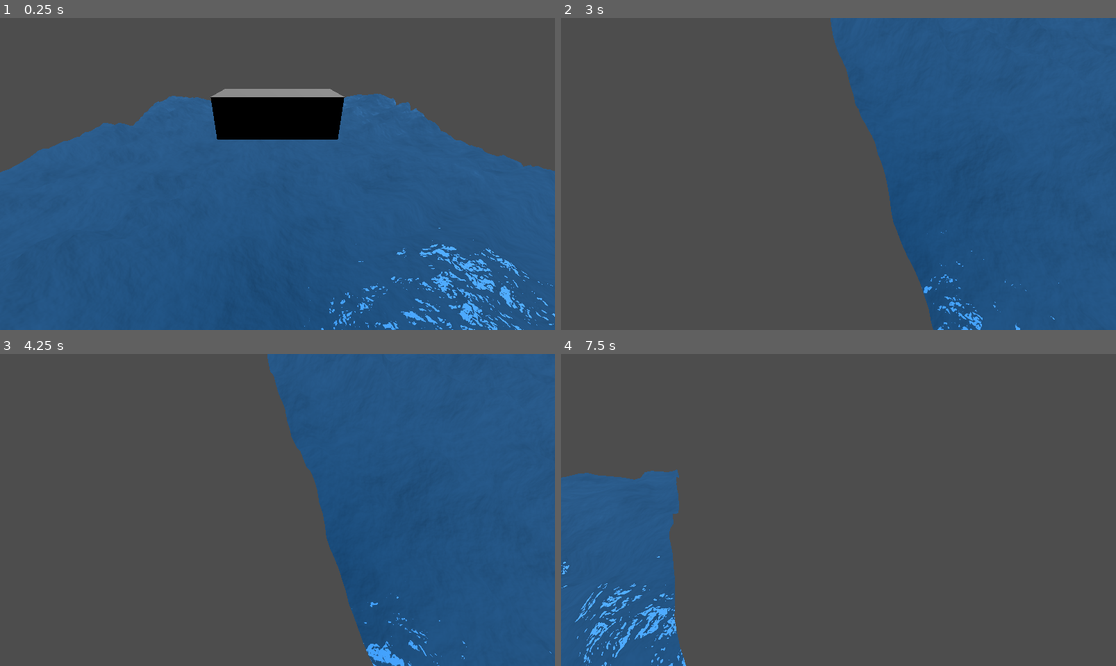
Above: before the commit, frames 1-4 (two rows, left to right).
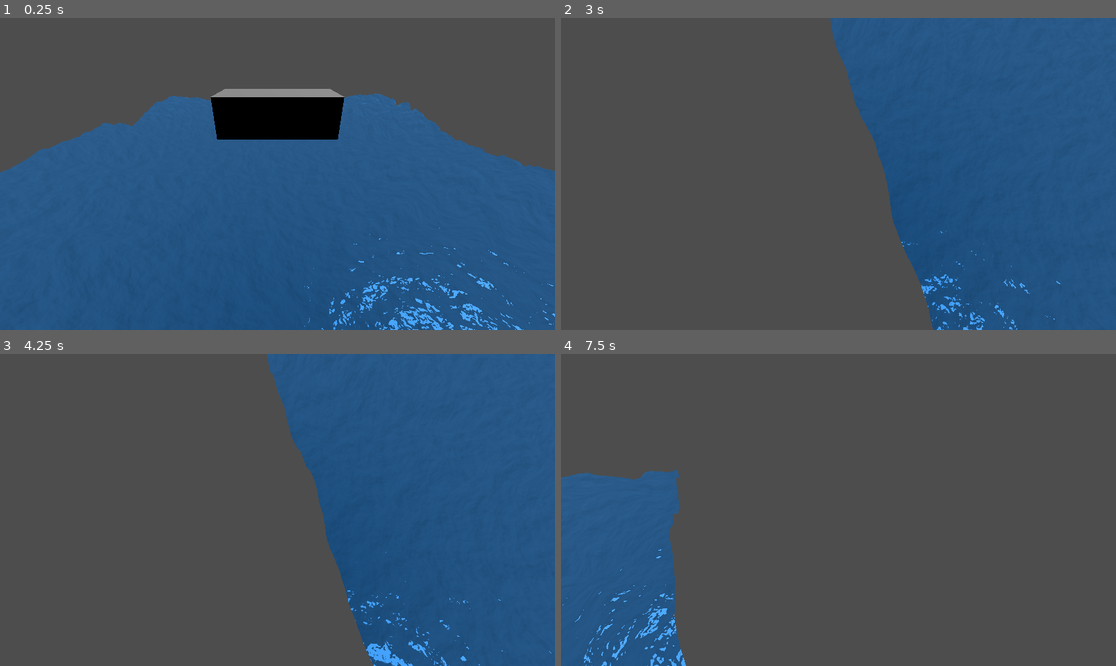
Above: after the commit, the same moments.

Repository: D0V4HKIIN/cs-341-computer-graphics-project
Game: Godot game, scene res://main.tscn
Same seed, same stepped clock (60 frames per second), same inputs: the game is played once before the commit and once after it.
Inputs (mouse positions are in pixels of both pictures, inside the frame that each line leads up to):
- Up to frame 1 (0.25 s): no input
- Up to frame 2 (3 s): move the mouse to (960, 158) at 0.52 s; press the mouse at (960, 158) at 0.53 s; hold Right (boat_right) 0.53-1.28 s; move the mouse to (727, 189) at 1.27 s; release the mouse at (727, 189) at 1.28 s; hold Down (boat_back) 1.28-2.03 s; click (727, 189) at 1.35 s; move the mouse to (894, 105) at 2.02 s; press the mouse at (894, 105) at 2.03 s; hold Right (boat_right) 2.03-2.78 s; move the mouse to (810, 236) at 2.77 s; release the mouse at (810, 236) at 2.78 s; hold Up (boat_forward) from 2.78 s (still down); click (810, 236) at 2.85 s
- Up to frame 3 (4.25 s): move the mouse to (444, 556) at 3.52 s; release Up (boat_forward) at 3.53 s; press the mouse at (444, 556) at 3.53 s; hold Left (boat_left) from 3.53 s (still down)
- Up to frame 4 (7.5 s): move the mouse to (672, 463) at 4.27 s; release the mouse at (672, 463) at 4.28 s; click (672, 463) at 4.35 s; tap Enter at 5, 6.5 s; move the mouse to (866, 510) at 5.02 s; release Left (boat_left) at 5.03 s; press the mouse at (866, 510) at 5.03 s; hold Down (boat_back) 5.03-5.78 s; tap Space at 5.75, 7.25 s; move the mouse to (755, 432) at 5.77 s; release the mouse at (755, 432) at 5.78 s; hold Right (boat_right) 5.78-6.53 s; click (755, 432) at 5.85 s; move the mouse to (960, 494) at 6.52 s; press the mouse at (960, 494) at 6.53 s; hold Up (boat_forward) 6.53-7.28 s; move the mouse to (727, 525) at 7.27 s; release the mouse at (727, 525) at 7.28 s; hold Right (boat_right) from 7.28 s (still down); click (727, 525) at 7.35 s

The runs differ from the first frame. In frame 1, 1.6% of the frame differs, in the area x 54-100%, y 26-100%; in frame 2, 0.3%; in frame 3, 0.3%; in frame 4, 0.7%.

Commit message:
remove weird 2am normals shittery

Diff:
--- a/seas-341_captain_hooks_black_pearl/water.gdshader
+++ b/seas-341_captain_hooks_black_pearl/water.gdshader
@@ -31,10 +31,11 @@
 }
 
 void fragment() {
+	vec3 normal_noise = texture(normalmap, tex_position).xyz;
+	NORMAL_MAP = normal_noise;
 	// mix noise and some random normalmap for nice sun reflections
-	vec3 real_normal = texture(noise, tex_position).xyz;
-	vec3 normal_noise = texture(normalmap, tex_position).xyz;
-	NORMAL_MAP = mix(normal_noise, real_normal, normal_mix);
+	// vec3 real_normal = texture(noise, tex_position).xyz;
+	// NORMAL_MAP = mix(normal_noise, real_normal, normal_mix);
 	// NORMAL_MAP = normalize(real_normal + normal_noise); // should be more realistic but looks worse
 
 	// normal water material
